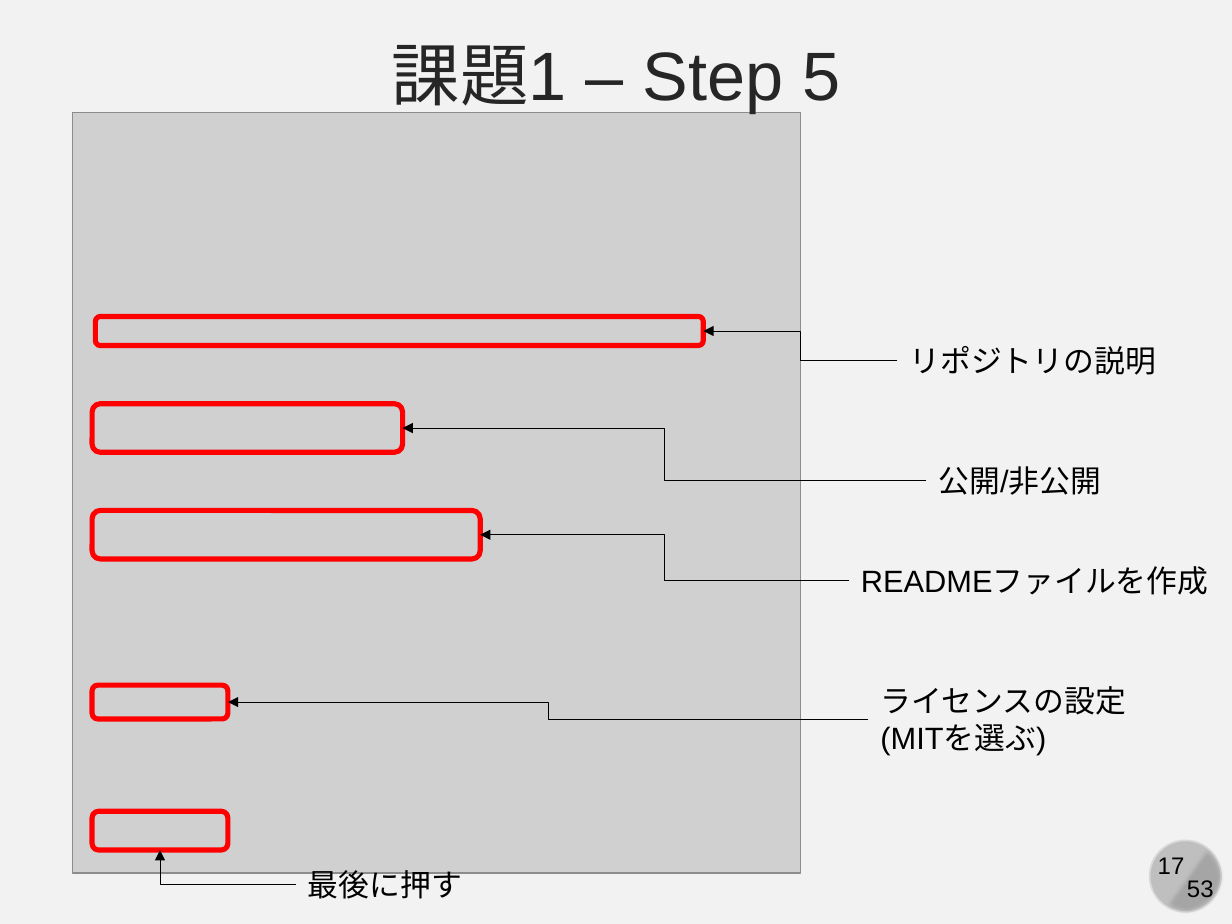
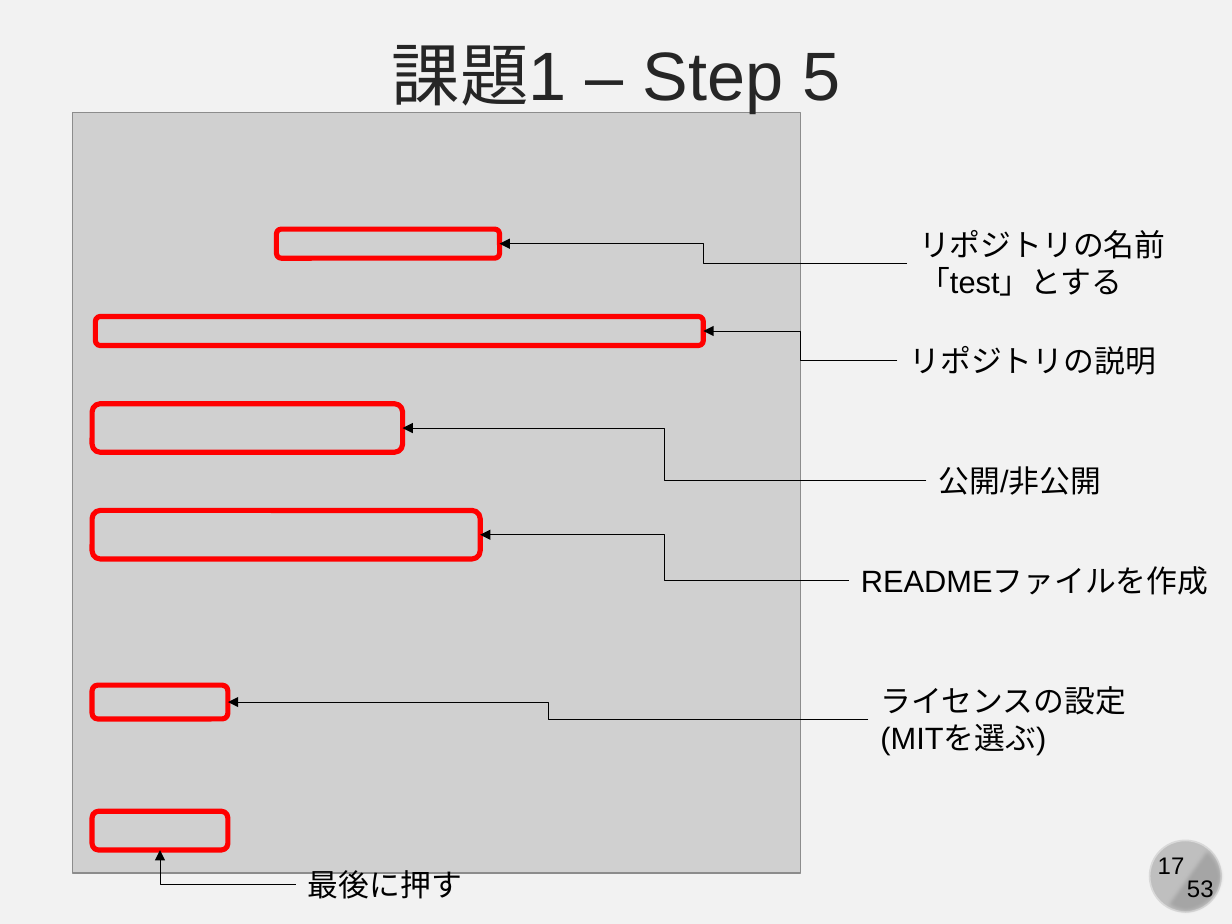
Before and after one commit to kaityo256/github, a slide deck: slide 17 of practice_github_basic/fig/slide.pptx. Drawn at 1232x924 pixels with LibreOffice and Linux fonts; fonts in the diff are those of the drawing; grey boxes stand for pictures. Boxes give left, top, right and bottom in pixels: in the first picture for what was removed or moved away, otherwise in the second. Text is boxed around its words. In the diff, an @@ line names an element or a change of style, - is before the commit and + after.

```diff
--- a/practice_github_basic/fig/slide.pptx
+++ b/practice_github_basic/fig/slide.pptx
@@ rounded rectangle added at bbox=[276, 229, 499, 259], outline #FF0000 3 pt @@
@@ text added at bbox=[919, 230, 1165, 296], 18 pt, text #000000 @@
+リポジトリの名前
+「test」とする
@@ elbow arrow added from (907, 262) to (500, 244), #000000 0.5 pt @@
```
Also in this commit, not shown: 5 other slides changed, 1 other file.
